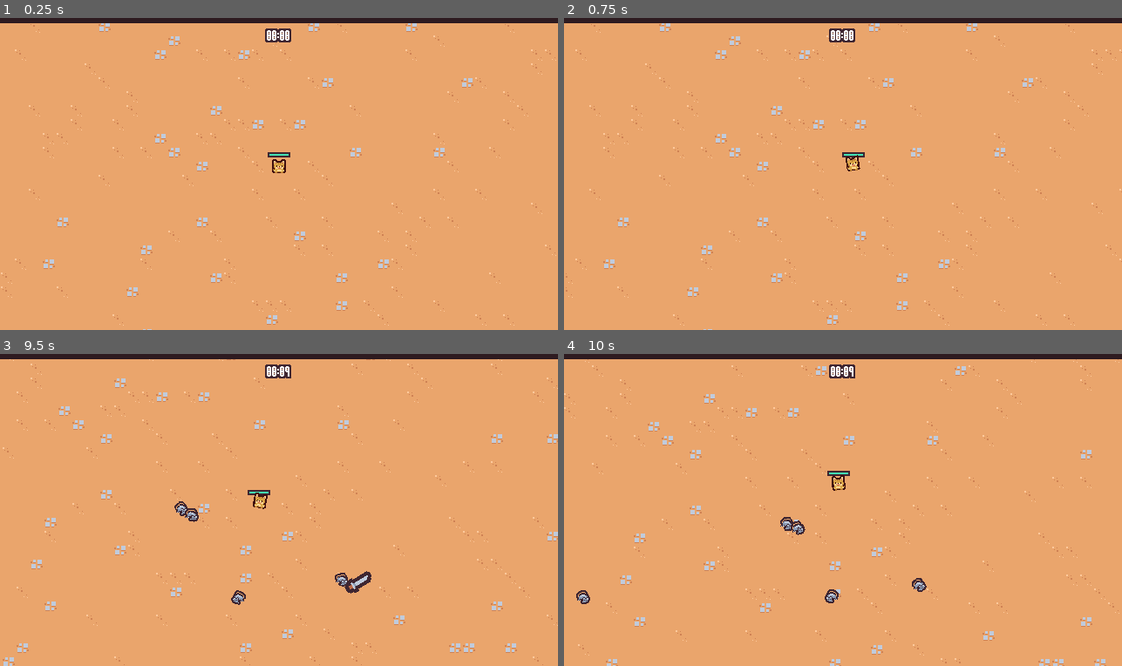
Above: before the commit, frames 1-4 (two rows, left to right).
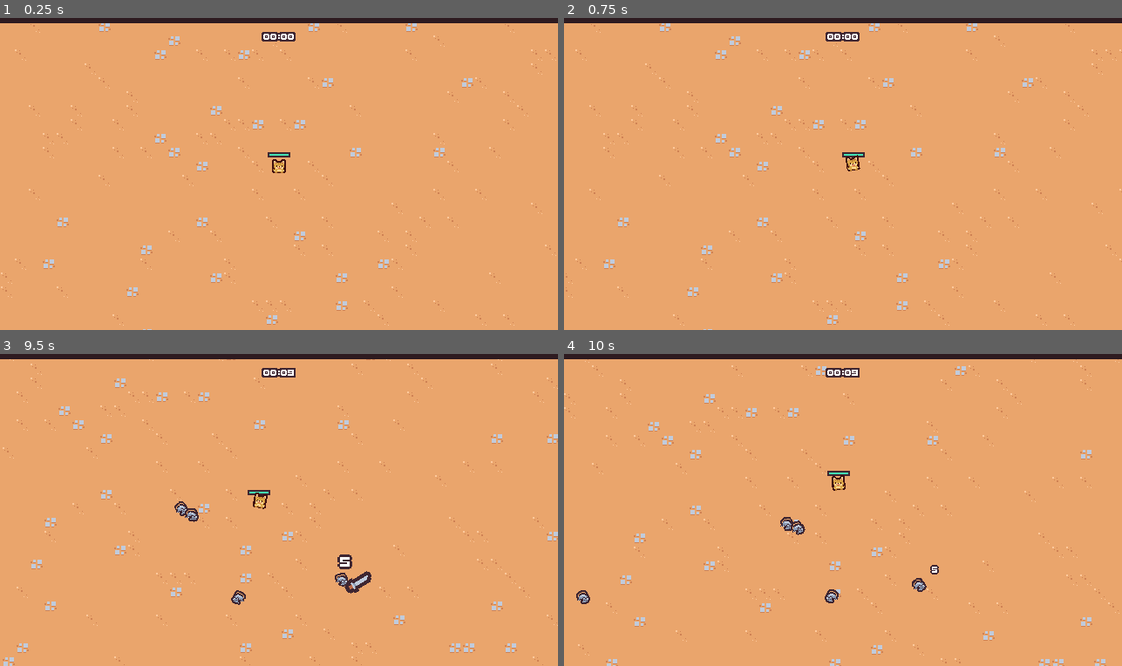
Above: after the commit, the same moments.

Repository: sorunaway/2d_survivors_demo_by_Godot
Game: Godot game, scene res://scenes/main/Main.tscn
Two runs of this game, one before a commit and one after it. Both use one fixed random seed, a clock stepped at 60 frames per second and the inputs below.
Inputs (mouse positions are in pixels of both pictures, inside the frame that each line leads up to):
- Up to frame 1 (0.25 s): no input
- Up to frame 2 (0.75 s): tap Enter at 0.5 s; move the mouse to (965, 158) at 0.52 s; press the mouse at (965, 158) at 0.53 s; hold D (move_right) from 0.53 s (still down)
- Up to frame 3 (9.5 s): move the mouse to (167, 525) at 1.27 s; release D (move_right) at 1.28 s; release the mouse at (167, 525) at 1.28 s; hold S (move_down) 1.28-2.03 s; click (167, 525) at 1.35 s; move the mouse to (334, 441) at 2.02 s; press the mouse at (334, 441) at 2.03 s; hold D (move_right) 2.03-2.78 s; move the mouse to (251, 572) at 2.77 s; release the mouse at (251, 572) at 2.78 s; hold W (move_up) 2.78-3.53 s; click (251, 572) at 2.85 s; move the mouse to (446, 556) at 3.52 s; press the mouse at (446, 556) at 3.53 s; hold A (move_left) 3.53-5.03 s; move the mouse to (111, 463) at 4.27 s; release the mouse at (111, 463) at 4.28 s; click (111, 463) at 4.35 s; move the mouse to (306, 510) at 5.02 s; press the mouse at (306, 510) at 5.03 s; hold S (move_down) 5.03-5.78 s; move the mouse to (195, 432) at 5.77 s; release the mouse at (195, 432) at 5.78 s; hold D (move_right) 5.78-6.53 s; click (195, 432) at 5.85 s; move the mouse to (401, 494) at 6.52 s; press the mouse at (401, 494) at 6.53 s; hold W (move_up) 6.53-7.28 s; move the mouse to (167, 525) at 7.27 s; release the mouse at (167, 525) at 7.28 s; hold D (move_right) 7.28-8.03 s; click (167, 525) at 7.35 s; move the mouse to (334, 441) at 8.02 s; press the mouse at (334, 441) at 8.03 s; hold S (move_down) 8.03-8.78 s; move the mouse to (251, 572) at 8.77 s; release the mouse at (251, 572) at 8.78 s; hold A (move_left) from 8.78 s (still down); click (251, 572) at 8.85 s
- Up to frame 4 (10 s): move the mouse to (1010, 556) at 9.52 s; release A (move_left) at 9.53 s; press the mouse at (1010, 556) at 9.53 s; hold W (move_up) from 9.53 s (still down)

The runs differ from the first frame. In frame 1, 0.2% of the frame differs, in the area x 46-53%, y 3-8%; in frame 2, 0.2%; in frame 3, 0.3%, in the area x 46-64%, y 3-69%; in frame 4, 0.2%.

Commit message:
敌人伤害跳字

Diff:
--- a/resources/theme/pixe_theme.tres
+++ b/resources/theme/pixe_theme.tres
@@ -1,6 +1,6 @@
 [gd_resource type="Theme" load_steps=2 format=3 uid="uid://d1ohceo06kk7u"]
 
-[ext_resource type="FontFile" uid="uid://b15i5bkax8gds" path="res://resources/theme/Rockboxcond12.ttf" id="1_p1yg6"]
+[ext_resource type="FontFile" uid="uid://yxbca57dowyj" path="res://resources/theme/ThaleahFat.ttf" id="1_p1yg6"]
 
 [resource]
 default_font = ExtResource("1_p1yg6")
--- a/scenes/ability/axe_ability/axe_ability.gd
+++ b/scenes/ability/axe_ability/axe_ability.gd
@@ -1,6 +1,6 @@
 extends Node2D
 
-const MAX_RADIUS = 200
+const MAX_RADIUS = 140
 
 @onready var hitbox_component: HitboxComponent = $HitboxComponent
 @onready var sprite_2d: Sprite2D = $Sprite2D
@@ -9,11 +9,11 @@
 var fire_position = Vector2.ZERO
 
 func _ready() -> void:
-	var player = get_tree().get_first_node_in_group("player")
-	if player == null:
-		return
+	#var player = get_tree().get_first_node_in_group("player")
+	#if player == null:
+		#return
 	# 发射位置为生成时角色坐标
-	fire_position = player.global_position
+	#fire_position = player.global_position
 
 	base_rotation = Vector2.RIGHT.rotated(randf_range(0, TAU))
 
@@ -24,9 +24,12 @@
 
 #斧头旋转
 func tween_method(rotations: float):
+	var player = get_tree().get_first_node_in_group("player")
+	if player == null:
+		return
 	var percent = rotations / 2 # 换算百分比
 	var current_radius = percent * MAX_RADIUS # 百分比*距离
 	var current_direction = base_rotation.rotated(rotations * TAU) # 方向旋转
 	# 位置 = 玩家位置 + （方向 * 距离） = 螺旋外扩状
-	global_position = fire_position + (current_direction * current_radius)
+	global_position = player.global_position + (current_direction * current_radius)
 	sprite_2d.self_modulate.a = 1 - (percent * 0.5)
--- a/scenes/component/hurtbox_component.gd
+++ b/scenes/component/hurtbox_component.gd
@@ -18,3 +18,8 @@
 
 	var hitbox_component = other_area as HitboxComponent
 	health_component.take_damage(hitbox_component.damage)
+
+	var floating_text = floating_text_scene.instantiate() as Node2D
+	get_tree().get_first_node_in_group("foreground_layer").add_child(floating_text)
+	floating_text.global_position = global_position + (Vector2.UP * 16)
+	floating_text.start(str(int(hitbox_component.damage))) # 伤害值传入文本
--- a/scenes/ui/floating_text.gd
+++ b/scenes/ui/floating_text.gd
@@ -9,7 +9,22 @@
 	$Label.text = text
 
 	var tween = create_tween()
-	tween.tween_property(self, "global_position", global_position + (Vector2.UP * 16), 0.3)\
-	.set_ease(tween.EASE_OUT).set_trans(Tween.TRANS_CUBIC)
-	tween.tween_property(self, "global_position", global_position + (Vector2.UP * 48), 0.4)\
-	.set_ease(tween.EASE_IN).set_trans(Tween.TRANS_CUBIC)
+	tween.set_parallel()
+
+	tween.tween_property(self, "global_position", global_position + (Vector2.UP * 16), 0.4)\
+	.set_ease(Tween.EASE_OUT).set_trans(Tween.TRANS_CUBIC)
+	tween.chain()
+
+	tween.tween_property(self, "global_position", global_position + (Vector2.UP * 48), 0.5)\
+	.set_ease(Tween.EASE_IN).set_trans(Tween.TRANS_CUBIC)
+	tween.tween_property(self, "scale", Vector2(0.2, 0.8), 0.5)\
+	.set_ease(Tween.EASE_IN).set_trans(Tween.TRANS_CUBIC)
+	tween.chain()
+
+	tween.tween_callback(queue_free)
+
+	var scale_tween = create_tween()
+	scale_tween.tween_property(self, "scale", Vector2.ONE * 1.6, 0.2)\
+	.set_ease(Tween.EASE_OUT).set_trans(Tween.TRANS_CUBIC)
+	scale_tween.tween_property(self, "scale", Vector2.ONE, 0.2)\
+	.set_ease(Tween.EASE_IN).set_trans(Tween.TRANS_CUBIC)
--- a/scenes/ui/floating_text.tscn
+++ b/scenes/ui/floating_text.tscn
@@ -12,7 +12,7 @@
 offset_right = 50.0
 offset_bottom = 18.0
 theme_override_colors/font_outline_color = Color(0.247059, 0.14902, 0.192157, 1)
-theme_override_constants/outline_size = 4
+theme_override_constants/outline_size = 6
 text = "845"
 horizontal_alignment = 1
 vertical_alignment = 1
--- a/scenes/ui/theme1.tres
+++ b/scenes/ui/theme1.tres
@@ -1,6 +1,6 @@
 [gd_resource type="Theme" load_steps=2 format=3 uid="uid://c00et0l5x8dfd"]
 
-[ext_resource type="FontFile" uid="uid://yxbca57dowyj" path="res://font/ThaleahFat.ttf" id="1_ak26g"]
+[ext_resource type="FontFile" uid="uid://yxbca57dowyj" path="res://resources/theme/ThaleahFat.ttf" id="1_ak26g"]
 
 [resource]
 default_font = ExtResource("1_ak26g")
Renamed: font/ThaleahFat.ttf -> resources/theme/ThaleahFat.ttf
Not shown, changed: resources/theme/ThaleahFat.ttf.import
